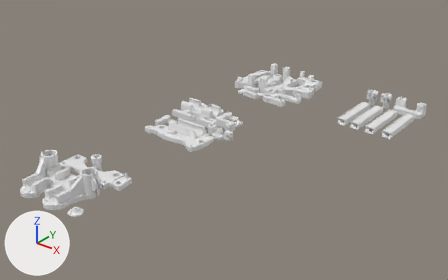
Before and after pictures for a commit that changed the Blender file blender/dev/smartrap0.4.9_8mm_rp_plates.blend.
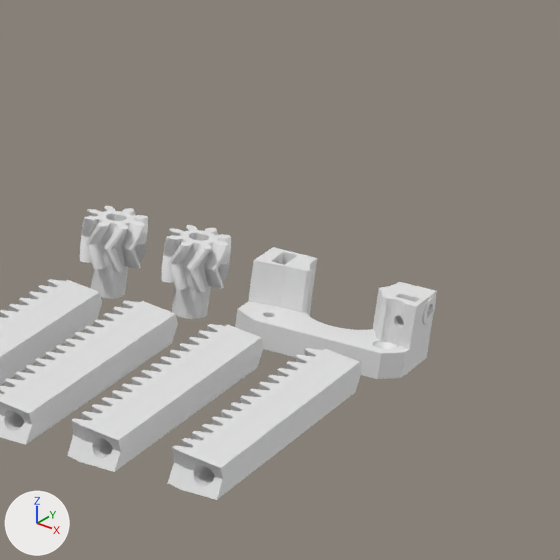
The first picture shows the older version from a 50 mm lens placed at (395.0, -342.0, 373.0), pointed at (-70.0, 239.0, 13.0). The close-ups show both versions on the part from 79% to 100% of the width and 20% to 53% of the height of that picture; other places that the commit changed are outside them. The lights are fixed; the arrows at lower left show +X, +Y and +Z.

The scene before the commit, as lines of its bpy script (objects in view):
```python
me_directdrive_body_hux = bpy.data.meshes.new('Directdrive Body Hux')
me_directdrive_body_hux.from_pydata(...)  # 960 vertices, 1940 faces; spans x -17.8..27.2, y -87.7..-65.4, z 15.9..34.2
me_pinion5mmshaft = bpy.data.meshes.new('Pinion5Mmshaft')
me_pinion5mmshaft.from_pydata(...)  # 1580 vertices, 3160 faces; spans x 59.1..75.8, y 47.6..64.3, z -4.9..16.1
me_pinion5mmshaft_001 = bpy.data.meshes.new('Pinion5Mmshaft.001')
me_pinion5mmshaft_001.from_pydata(...)  # 1580 vertices, 3160 faces; spans x 59.1..75.8, y 47.6..64.3, z -4.9..16.1
me_rack80_003 = bpy.data.meshes.new('Rack80.003')
me_rack80_003.from_pydata(...)  # 395 vertices, 790 faces; spans x -7.6..5.4, y -39.8..40.9, z -4.6..4.6
ob_directdrive_body_hux = bpy.data.objects.new('Directdrive Body Hux', me_directdrive_body_hux)
ob_directdrive_body_hux.location = (70.2, 579.1, -14.9)
ob_pinion5mmshaft = bpy.data.objects.new('Pinion5Mmshaft', me_pinion5mmshaft)
ob_pinion5mmshaft.location = (-53.2, 445.3, 5.9)
ob_pinion5mmshaft_001 = bpy.data.objects.new('Pinion5Mmshaft.001', me_pinion5mmshaft_001)
ob_pinion5mmshaft_001.location = (-30.3, 446.0, 5.9)
ob_rack80_003 = bpy.data.objects.new('Rack80.003', me_rack80_003)
ob_rack80_003.location = (84.0, 441.7, 5.7)
ob_rack80_003.rotation_euler = (0.0, 3.142, 0.0)  # degrees (0, 180, 0)
# also in view: 'Rack80.001' at (15.0, 443.0, 6.0); 'Rack80.002' at (36.0, 442.0, 6.0); 'Rack80' at (60.0, 441.0, 6.0)
```
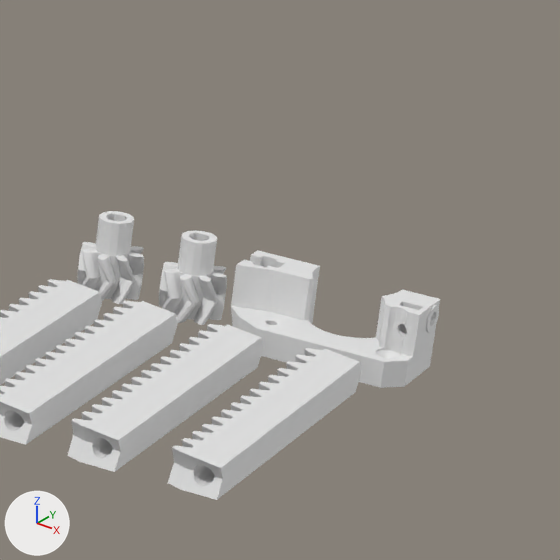
Where the newer file only moved an object's origin or applied its transform, the numbers keep the older frame.

What the commit changed:
me_pinion5mmshaft_001 has 1580 vertices, 3160 faces and spans x 59.1..75.8, y 47.6..64.3, z -4.9..16.1.
me_pinion5mmshaft_001 is used by ob_pinion5mmshaft_001; location (-30.3, 446.0, 5.9).
me_pinion5mmshaft_001 part 1: the whole mesh is turned 180 degrees about the y axis through its middle, then moved by (0.1, 0.0, 0.0).
me_pinion5mmshaft has 1580 vertices, 3160 faces and spans x 59.1..75.8, y 47.6..64.3, z -4.9..16.1.
me_pinion5mmshaft is used by ob_pinion5mmshaft; location (-53.2, 445.3, 5.9).
me_pinion5mmshaft part 2: the whole mesh is turned 180 degrees about the y axis through its middle, then moved by (0.1, 0.0, 0.0).
Mesh me_directdrive_body_m4_001 is new.
It has 982 vertices, 1980 faces and spans x -22.7..27.2, y -87.7..-65.4, z 15.9..34.2.
Object 'Directdrive Body Hux' (ob_directdrive_body_hux) is deleted.
Object 'Directdrive Body M4' (ob_directdrive_body_m4) is new; it shows me_directdrive_body_m4_001.
Its location is (72.9, 574.6, -14.9).

What differs and where, as boxes (x1, y1, x2, y2) in the close-ups (560 x 560 px):
'Directdrive Body M4', added: after (231, 250, 440, 388)
'Directdrive Body Hux', deleted: before (235, 247, 437, 379)
'Pinion5Mmshaft.001', mesh turned: before (161, 225, 231, 319); after (159, 231, 227, 325)
'Pinion5Mmshaft', mesh turned: before (80, 206, 148, 299); after (77, 211, 144, 304)
